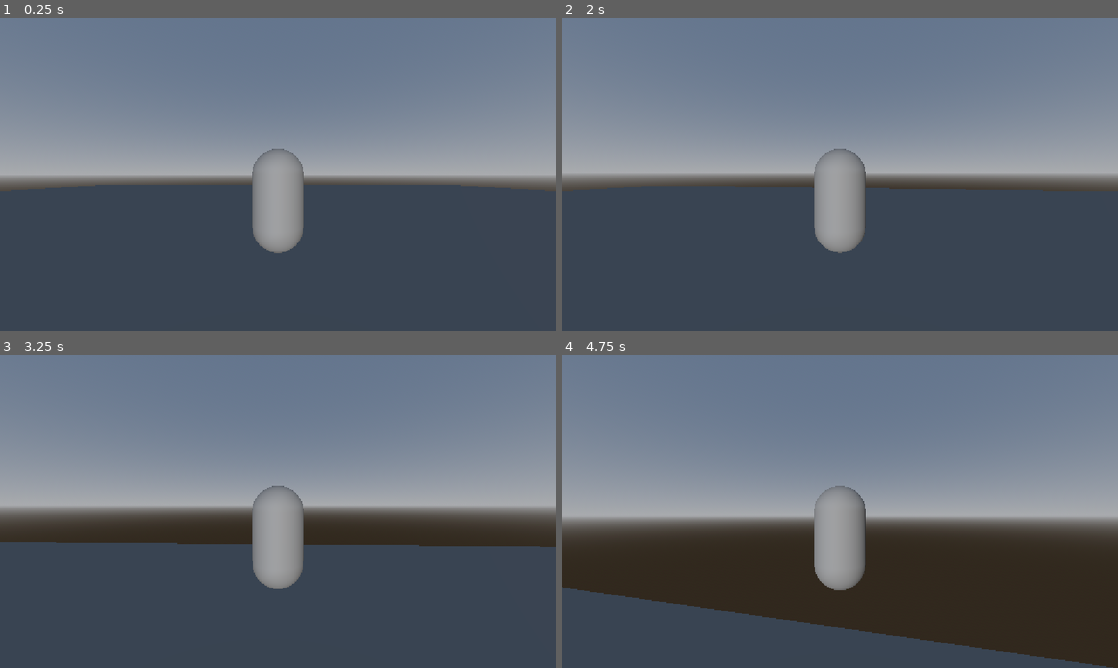
Above: before the commit, frames 1-4 (two rows, left to right).
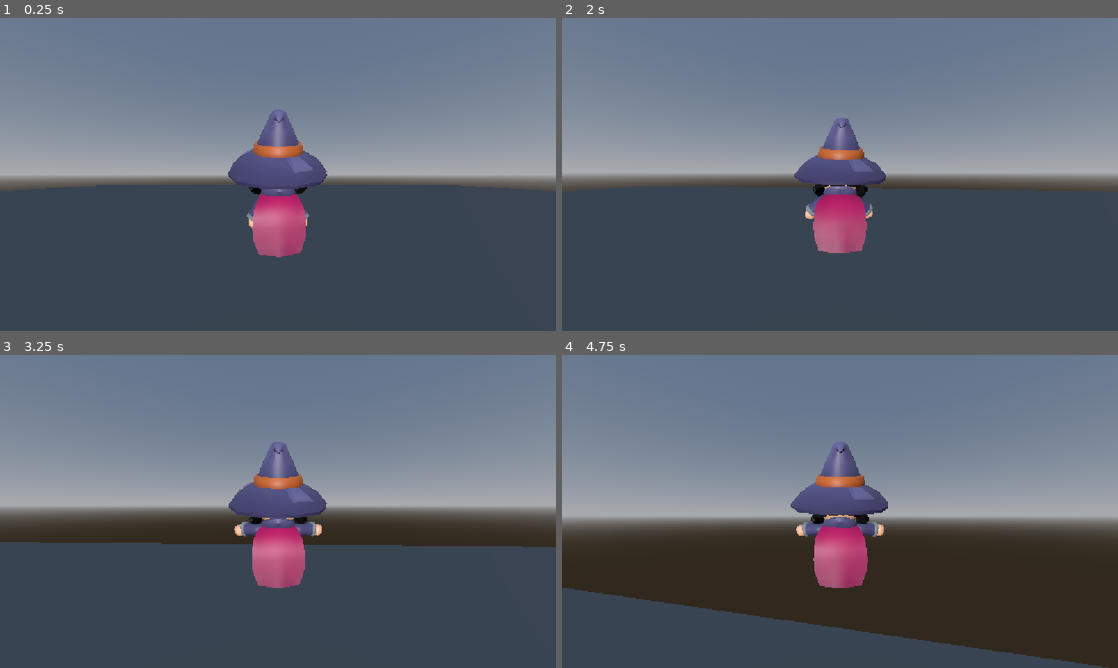
Above: after the commit, the same moments.

Repository: LuizHVicari/midnight-magic
Game: Godot game, scene res://scenes/main.tscn
Two runs of this game, one before a commit and one after it. Both use one fixed random seed, a clock stepped at 60 frames per second and the inputs below.
Inputs (mouse positions are in pixels of both pictures, inside the frame that each line leads up to):
- Up to frame 1 (0.25 s): no input
- Up to frame 2 (2 s): tap Enter at 0.5 s; move the mouse to (867, 174) at 0.52 s; hold W (move_forward) from 0.53 s (still down); tap Space (jump) at 0.77, 1.52 s; move the mouse to (812, 174) at 1.27 s
- Up to frame 3 (3.25 s): keep holding W (move_forward); move the mouse to (289, 505) at 2.02 s; move the mouse to (272, 517) at 2.77 s; tap Space (jump) at 3.02 s
- Up to frame 4 (4.75 s): keep holding W (move_forward); move the mouse to (878, 514) at 3.52 s; tap Space (jump) at 3.77, 4.52 s; move the mouse to (795, 508) at 4.27 s

The runs differ from the first frame. In frame 1, 4.5% of the frame differs, in the area x 11-86%, y 29-77%; in frame 2, 3.9%; in frame 3, 4.6%; in frame 4, 4.6%, in the area x 0-100%, y 27-100%.

Commit message:
Use Mage model on player with idle/run/air animations
Replace capsule mesh with the Mage model, resize collision shape,
and switch animations based on floor and horizontal velocity.

Co-Authored-By: Claude Sonnet 5.5 <noreply@anthropic.com>

Diff:
--- a/scenes/player.gd
+++ b/scenes/player.gd
@@ -4,7 +4,12 @@
 @export var jump_velocity: float = 5.0
 @export var mouse_sensitivity: float = 0.003
 
+const ANIM_IDLE := "Rig_Medium_General/Idle_A"
+const ANIM_RUN := "Rig_Medium_MovementBasic/Running_A"
+const ANIM_AIR := "Rig_Medium_MovementBasic/Jump_Idle"
+
 @onready var camera_pivot: Node3D = $CameraPivot
+@onready var anim: AnimationPlayer = $AnimationPlayer
 
 
 func _ready() -> void:
@@ -43,3 +48,17 @@
 		velocity.z = move_toward(velocity.z, 0.0, speed)
 
 	move_and_slide()
+	_update_animation()
+
+
+func _update_animation() -> void:
+	var target: String
+	if not is_on_floor():
+		target = ANIM_AIR
+	elif Vector2(velocity.x, velocity.z).length() > 0.1:
+		target = ANIM_RUN
+	else:
+		target = ANIM_IDLE
+
+	if anim.current_animation != target:
+		anim.play(target, 0.2)  # 0.2s crossfade
--- a/scenes/player.tscn
+++ b/scenes/player.tscn
@@ -1,21 +1,24 @@
 [gd_scene format=3 uid="uid://cbf3ie3f58i1o"]
 
 [ext_resource type="Script" uid="uid://bu13nx3e2pqay" path="res://scenes/player.gd" id="1_3vyb7"]
+[ext_resource type="PackedScene" uid="uid://cweolmjpvgtfk" path="res://assets/models/kaykit/Mage.glb" id="2_dqkch"]
+[ext_resource type="AnimationLibrary" uid="uid://d3p53sog0k4j5" path="res://assets/animations/Rig_Medium_General.glb" id="3_qlg0r"]
+[ext_resource type="AnimationLibrary" uid="uid://cap8d84qnqkte" path="res://assets/animations/Rig_Medium_MovementBasic.glb" id="4_tuyoq"]
 
-[sub_resource type="CapsuleShape3D" id="CapsuleShape3D_b0pls"]
-
-[sub_resource type="CapsuleMesh" id="CapsuleMesh_emq73"]
+[sub_resource type="CapsuleShape3D" id="CapsuleShape3D_g2els"]
+radius = 0.4
+height = 2.7446446
 
 [node name="Player" type="CharacterBody3D" unique_id=1616085178]
 script = ExtResource("1_3vyb7")
 
 [node name="CollisionShape3D" type="CollisionShape3D" parent="." unique_id=2037604627]
-transform = Transform3D(1, 0, 0, 0, 1, 0, 0, 0, 1, 0, 1, 0)
-shape = SubResource("CapsuleShape3D_b0pls")
+transform = Transform3D(1, 0, 0, 0, 1, 0, 0, 0, 1, 0, 1.3633224, 0)
+shape = SubResource("CapsuleShape3D_g2els")
+debug_color = Color(1.5014893, 0.40291524, 1.6141636, 0.9529412)
 
-[node name="MeshInstance3D" type="MeshInstance3D" parent="." unique_id=1144884935]
-transform = Transform3D(1, 0, 0, 0, 1, 0, 0, 0, 1, 0, 1, 0)
-mesh = SubResource("CapsuleMesh_emq73")
+[node name="Model" parent="." unique_id=1913119753 instance=ExtResource("2_dqkch")]
+transform = Transform3D(-1, 0, -8.742278e-08, 0, 1, 0, 8.742278e-08, 0, -1, 0, 0, 0)
 
 [node name="CameraPivot" type="Node3D" parent="." unique_id=1943306232]
 transform = Transform3D(1, 0, 0, 0, 1, 0, 0, 0, 1, 0, 1.5, 0)
@@ -24,3 +27,8 @@
 spring_length = 4.0
 
 [node name="Camera3D" type="Camera3D" parent="CameraPivot/SpringArm3D" unique_id=971172588]
+
+[node name="AnimationPlayer" type="AnimationPlayer" parent="." unique_id=681132211]
+root_node = NodePath("../Model")
+libraries/Rig_Medium_General = ExtResource("3_qlg0r")
+libraries/Rig_Medium_MovementBasic = ExtResource("4_tuyoq")
